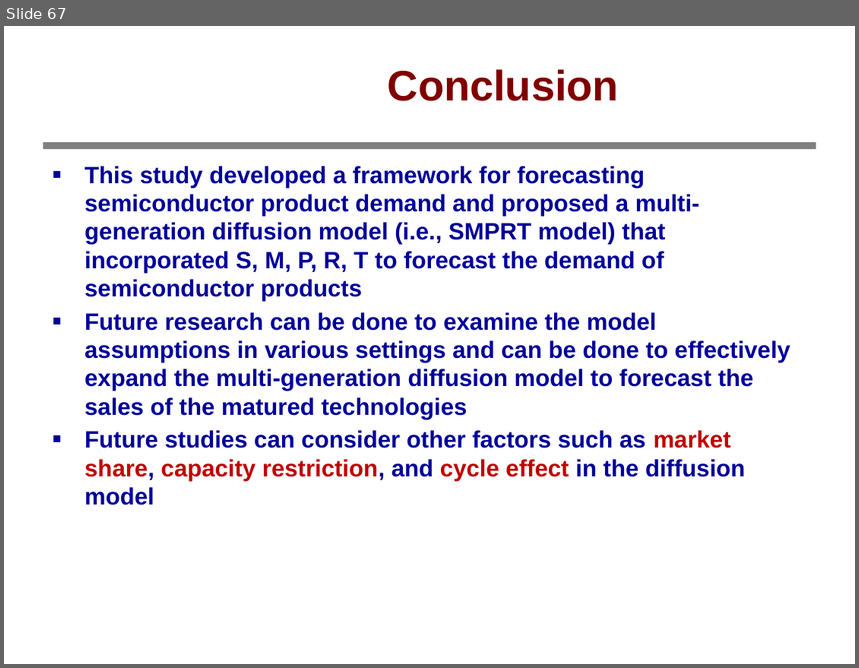
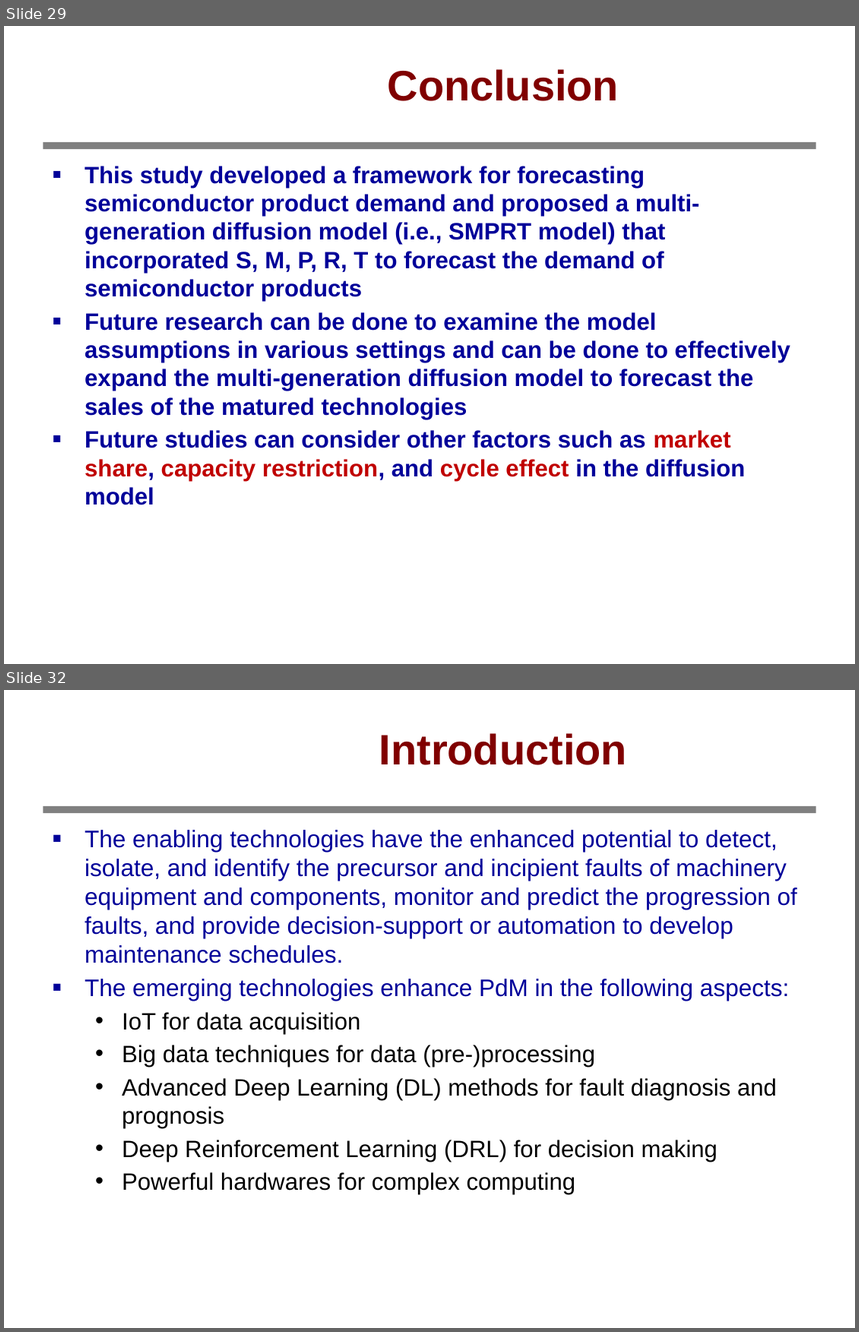
Before and after one commit to bbq9793101pohsien/Test_data, a slide deck: 學術交流.pptx. Shown one above the other, each under a label of ours: slide 67 before the commit, slides 29 and 32 after it; the slides between them are not shown. The pictures are 859x668 and 859x1332 pixels, drawn with LibreOffice and Linux fonts; fonts in the diff are those of the drawing; background and template pictures are left out. Boxes give left, top, right and bottom in pixels: in the first picture for what was removed or moved away, otherwise in the second. Text is boxed around its words. In the diff, an @@ line names an element or a change of style, - is before the commit and + after.

```diff
--- a/學術交流.pptx
+++ b/學術交流.pptx
@@ slide 32 added at [4, 690, 855, 1328], background #FFFFFF; not listed: 1 template element that a slide beside it also shows @@
@@ title added at [379, 733, 627, 765], 36 pt, text #800000, bold @@
+Introduction
@@ text added at [85, 830, 797, 1195], 20.3 pt, text #000099 @@
+■ The enabling technologies have the enhanced potential to detect, isolate, and identify the precursor and incipient faults of machinery equipment and components, monitor and predict the progression of faults, and provide decision-support or automation to develop maintenance schedules.
+■ The emerging technologies enhance PdM in the following aspects:
+  • IoT for data acquisition
+  • Big data techniques for data (pre-)processing
+  • Advanced Deep Learning (DL) methods for fault diagnosis and prognosis
+  • Deep Reinforcement Learning (DRL) for decision making
+  • Powerful hardwares for complex computing
@@ page number added at [654, 1304, 852, 1328], 12.9 pt, text #FFFFFF @@
+32
@@ what was slide 67 is now slide 29 @@
```
Also in this commit, not shown: 16 other slides added, 38 slides removed.
